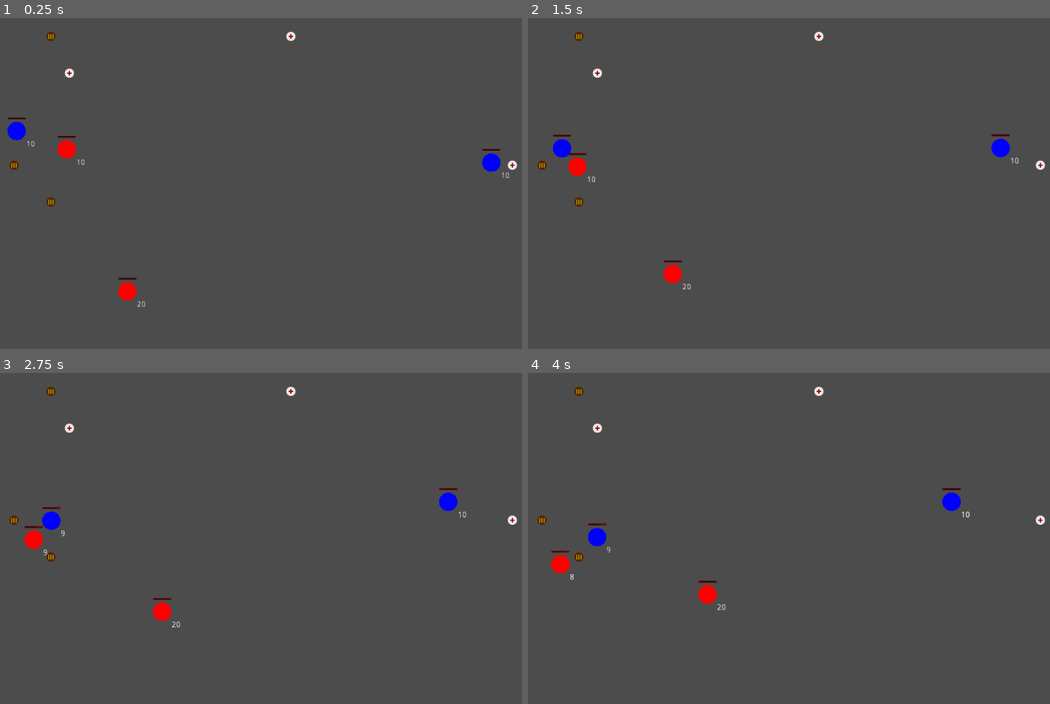
Above: before the commit, frames 1-4 (two rows, left to right).
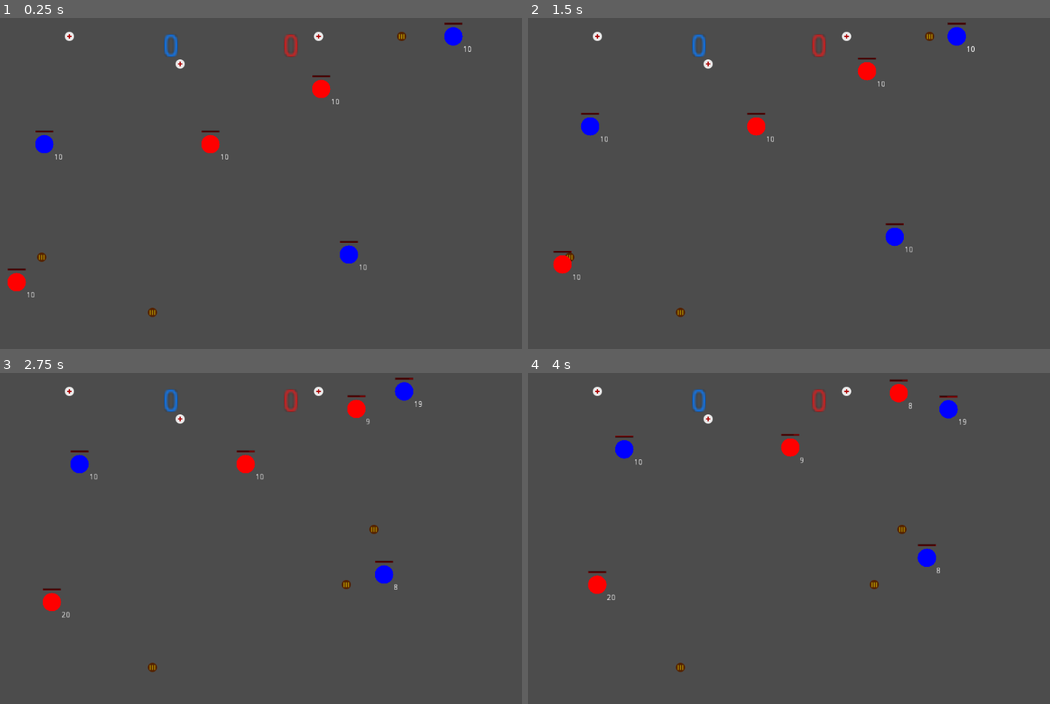
Above: after the commit, the same moments.

Repository: Nabiz/ZombieGameAI
Game: Godot game, scene res://Main.tscn
The game is run twice, just before and just after one commit, with the same random seed, the same clock (stepped at 60 frames per second) and the same inputs.
Inputs:
- Up to frame 1 (0.25 s): no input
- Up to frame 2 (1.5 s): no input
- Up to frame 3 (2.75 s): no input
- Up to frame 4 (4 s): no input

The runs differ from the first frame. In frame 1, 2.6% of the frame differs, in the area x 1-100%, y 1-91%; in frame 2, 2.6%; in frame 3, 2.7%; in frame 4, 2.7%, in the area x 1-100%, y 2-91%.

Commit message:
completed protoype

Diff:
--- a/BotShooter/Bot.gd
+++ b/BotShooter/Bot.gd
@@ -39,11 +39,15 @@
 		shoot_ray.modulate = Color.red
 
 func initialize():
-	vertex = Utils.graph.vertices[randi() % len(Utils.graph.vertices)].id
-	position = Utils.graph.get_vertex(vertex).position
-	destination_id = null
-	destination = null
-	path = []
+	var v = Utils.graph.vertices[randi() % len(Utils.graph.vertices)]
+	if v.info == "empty":
+		vertex = v.id
+		position = v.position
+		destination_id = null
+		destination = null
+		path = []
+	else:
+		initialize()
 
 func update_state():
 	if health <= 3:
@@ -55,11 +59,21 @@
 			path = []
 		state = "bullet"
 	else:
-		state = "wander"
+		if health < 8:
+			if state == "wander":
+				path = []
+			state = "aid"
+		elif ammo < 15:
+			if state == "wander":
+				path = []
+			state = "bullet"
+		else:
+			state = "wander"
 
 	if state != "wander":
-		if goal.info == "empty":
-			path = []
+		if goal:
+			if goal.info == "empty":
+				path = []
 
 func calculate_goal():
 	var goal = Utils.graph.get_vertex(vertex)
@@ -82,6 +96,9 @@
 	elif state == "wander":
 		goal = Utils.graph.vertices[randi() % len(Utils.graph.vertices)]
 		path = search_for_new_path(goal.id)
+	else:
+		goal = Utils.graph.vertices[randi() % len(Utils.graph.vertices)]
+		path = search_for_new_path(goal.id)
 	return goal
 
 func _process(delta):
@@ -89,7 +106,7 @@
 	if vertex == null:
 		initialize()
 	if destination:
-		if position.distance_to(destination) < 4:
+		if position.distance_to(destination) < 5:
 			#position = destination
 			vertex = destination_id
 
@@ -109,6 +126,10 @@
 			#path = search_for_new_path(goal.id)
 
 	if health == 0:
+		if team == 0:
+			Utils.red_score.text = str(int(Utils.red_score.text)+1)
+		else:
+			Utils.blue_score.text = str(int(Utils.blue_score.text)+1)
 		$CollisionShape2D.disabled = true
 		visible = false
 		$RespawnTimer.start(2)
--- a/BotShooter/Graph/Vertex.gd
+++ b/BotShooter/Graph/Vertex.gd
@@ -25,7 +25,7 @@
 	for i in range(-1, 2):
 		for j in range(-1, 2):
 			if not (i == 0 and j == 0):
-				var neighbor = create_neighbor(position+Vector2(i*32,j*32))
+				var neighbor = create_neighbor(position+Vector2(i*48,j*48))
 				if neighbor:
 					neighbors.append(neighbor)
 					graph.add_edge(id, neighbor.id)
--- a/BotShooter/Graph/Vertex.tscn
+++ b/BotShooter/Graph/Vertex.tscn
@@ -5,7 +5,7 @@
 [ext_resource path="res://Assets/aid.png" type="Texture" id=3]
 
 [sub_resource type="CircleShape2D" id=1]
-radius = 16.0
+radius = 20.0
 
 [node name="Vertex" type="Area2D"]
 script = ExtResource( 2 )
--- a/BotShooter/Main.gd
+++ b/BotShooter/Main.gd
@@ -8,6 +8,8 @@
 
 func _ready():
 	randomize()
+	Utils.blue_score = $BlueScore
+	Utils.red_score = $RedScore
 
 func _process(delta):
 	if len(Utils.aids) < 3:
--- a/BotShooter/Main.tscn
+++ b/BotShooter/Main.tscn
@@ -11,53 +11,134 @@
 extents = Vector2( 10, 320 )
 
 [sub_resource type="RectangleShape2D" id=3]
-extents = Vector2( 64, 64 )
+extents = Vector2( 56, 56 )
 
 [node name="Main" type="Node2D"]
 script = ExtResource( 2 )
 
+[node name="BlueScore" type="Label" parent="."]
+margin_left = 384.0
+margin_top = 24.0
+margin_right = 392.0
+margin_bottom = 38.0
+rect_scale = Vector2( 4, 4 )
+size_flags_horizontal = 4
+custom_colors/font_color = Color( 0.0352941, 0.478431, 1, 1 )
+text = "0"
+align = 1
+valign = 1
+__meta__ = {
+"_edit_use_anchors_": false
+}
+
+[node name="RedScore" type="Label" parent="."]
+anchor_left = 1.0
+anchor_right = 1.0
+margin_left = 592.0
+margin_top = 24.0
+margin_right = 600.0
+margin_bottom = 38.0
+rect_scale = Vector2( 4, 4 )
+size_flags_horizontal = 4
+custom_colors/font_color = Color( 0.878431, 0.109804, 0.109804, 1 )
+text = "0"
+align = 1
+valign = 1
+__meta__ = {
+"_edit_use_anchors_": false
+}
+
 [node name="Graph" parent="." instance=ExtResource( 1 )]
 
-[node name="StaticBody2D" type="StaticBody2D" parent="."]
+[node name="Map1" type="StaticBody2D" parent="."]
+visible = false
+collision_layer = 0
+collision_mask = 0
 
-[node name="CollisionShape2D" type="CollisionShape2D" parent="StaticBody2D"]
+[node name="CollisionShape2D" type="CollisionShape2D" parent="Map1"]
 position = Vector2( 512, 0 )
 shape = SubResource( 1 )
 
-[node name="CollisionShape2D2" type="CollisionShape2D" parent="StaticBody2D"]
+[node name="CollisionShape2D2" type="CollisionShape2D" parent="Map1"]
 position = Vector2( 512, 608 )
 shape = SubResource( 1 )
 
-[node name="CollisionShape2D3" type="CollisionShape2D" parent="StaticBody2D"]
+[node name="CollisionShape2D3" type="CollisionShape2D" parent="Map1"]
 position = Vector2( 0, 304 )
 shape = SubResource( 2 )
 
-[node name="CollisionShape2D4" type="CollisionShape2D" parent="StaticBody2D"]
+[node name="CollisionShape2D4" type="CollisionShape2D" parent="Map1"]
 position = Vector2( 1024, 312 )
 shape = SubResource( 2 )
 
-[node name="CollisionShape2D5" type="CollisionShape2D" parent="StaticBody2D"]
+[node name="CollisionShape2D5" type="CollisionShape2D" parent="Map1"]
 position = Vector2( 776, 168 )
 shape = SubResource( 3 )
 
-[node name="CollisionShape2D6" type="CollisionShape2D" parent="StaticBody2D"]
+[node name="CollisionShape2D6" type="CollisionShape2D" parent="Map1"]
 position = Vector2( 264, 152 )
 shape = SubResource( 3 )
 
-[node name="CollisionPolygon2D" type="CollisionPolygon2D" parent="StaticBody2D"]
+[node name="CollisionPolygon2D" type="CollisionPolygon2D" parent="Map1"]
 position = Vector2( 8, -24 )
 polygon = PoolVector2Array( 128, 472, 128, 440, 448, 440, 448, 208, 496, 208, 496, 368, 856, 384, 864, 472, 824, 472, 784, 416, 584, 416, 528, 496, 208, 496 )
 
-[node name="CollisionPolygon2D2" type="CollisionPolygon2D" parent="StaticBody2D"]
+[node name="CollisionPolygon2D2" type="CollisionPolygon2D" parent="Map1"]
 position = Vector2( 16, -16 )
 polygon = PoolVector2Array( 80, 80, 80, 296, 160, 320, 136, 352, 56, 328, 56, 72 )
+
+[node name="Map2" type="StaticBody2D" parent="."]
+
+[node name="CollisionShape2D" type="CollisionShape2D" parent="Map2"]
+position = Vector2( 512, 0 )
+shape = SubResource( 1 )
+
+[node name="CollisionShape2D2" type="CollisionShape2D" parent="Map2"]
+position = Vector2( 512, 608 )
+shape = SubResource( 1 )
+
+[node name="CollisionShape2D3" type="CollisionShape2D" parent="Map2"]
+position = Vector2( 0, 304 )
+shape = SubResource( 2 )
+
+[node name="CollisionShape2D4" type="CollisionShape2D" parent="Map2"]
+position = Vector2( 1024, 312 )
+shape = SubResource( 2 )
+
+[node name="CollisionShape2D5" type="CollisionShape2D" parent="Map2"]
+position = Vector2( 808, 288 )
+rotation = 0.868023
+shape = SubResource( 3 )
+
+[node name="CollisionShape2D6" type="CollisionShape2D" parent="Map2"]
+position = Vector2( 272, 480 )
+shape = SubResource( 3 )
+
+[node name="CollisionPolygon2D2" type="CollisionPolygon2D" parent="Map2"]
+position = Vector2( 424, 16 )
+polygon = PoolVector2Array( 80, 80, 80, 296, 160, 320, 136, 352, 56, 328, 56, 72 )
+
+[node name="CollisionPolygon2D3" type="CollisionPolygon2D" parent="Map2"]
+position = Vector2( 280, -40 )
+rotation = 0.735655
+polygon = PoolVector2Array( 80, 80, 36.1981, 183.046, 80, 296, 136, 352, 234.787, 175.941 )
+
+[node name="CollisionPolygon2D4" type="CollisionPolygon2D" parent="Map2"]
+position = Vector2( 736, 256 )
+rotation = 0.735655
+polygon = PoolVector2Array( 122.915, 147.716, 80, 296, 200.325, 185.553 )
 
 [node name="Bot" parent="." instance=ExtResource( 3 )]
 
 [node name="Bot3" parent="." instance=ExtResource( 3 )]
+
+[node name="Bot5" parent="." instance=ExtResource( 3 )]
 
 [node name="Bot2" parent="." instance=ExtResource( 3 )]
 team = 1
 
 [node name="Bot4" parent="." instance=ExtResource( 3 )]
 team = 1
+
+[node name="Bot6" parent="." instance=ExtResource( 3 )]
+team = 1
--- a/BotShooter/Utils.gd
+++ b/BotShooter/Utils.gd
@@ -8,10 +8,12 @@
 var aids = []
 var bullets = []
 
+var blue_score
+var red_score
+
 func _ready():
 	graph = get_node("../Main/Graph")
 	bots = get_tree().get_nodes_in_group("bots")
-	print(bots)
 	for bot in bots:
 		if bot.team == 0:
 			team0.append(bot)
